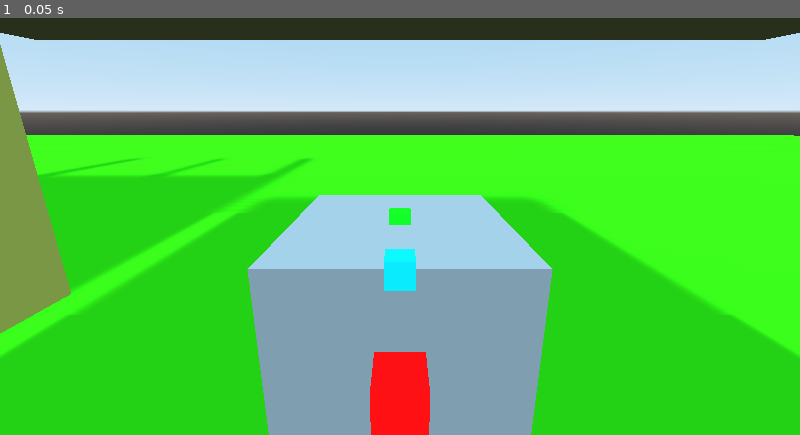
Above: before the commit, frame 1.
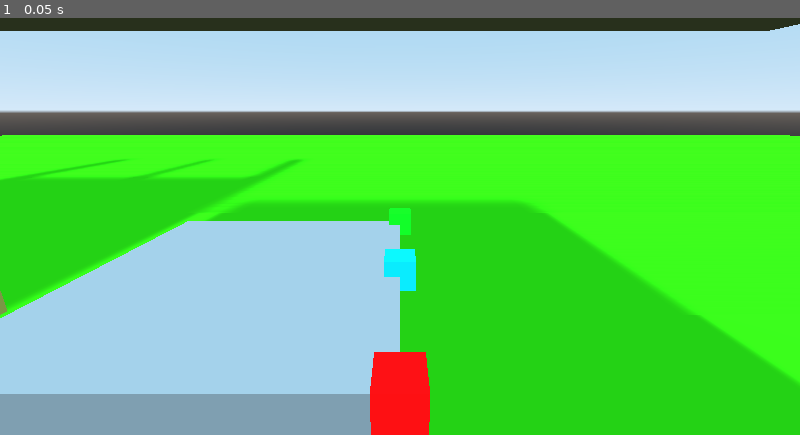
Above: after the commit, the same moment.

Repository: binaryorange/ECC
Game: Godot game, scene res://Testing.tscn
Same seed, same stepped clock (60 frames per second), same inputs: the game is played once before the commit and once after it.
Inputs:
- Up to frame 1 (0.05 s): no input

The runs differ from the first frame. In frame 1, 35% of the frame differs, in the area x 0-100%, y 1-100%.

Commit message:
Backup Before Massive Redesign
Creating a backup before essentially rewriting this thing from scratch.

ALWAYS back up before major changes!

Diff:
--- a/CameraController.gd
+++ b/CameraController.gd
@@ -18,22 +18,25 @@
 # Weight for camera lerp. Effectively used as the lerping speed. Default is 0.03, but you can change it.
 export (float) var LerpWeight = 0.03
 
-# By default, this is set to 5 - which is the offset of the ClipCam's local z relative to their parent nodes.
-# You *can* change this, but it may cause inaccurate distances!
-export (float) var CameraDistanceOffset = 5.0
-
 # This multiplies the current clip camera's clip offset.
 # Change this if you'd like it clip in closer, further away, or even BACKWARDS.
-# By default, set to 0.25 so that it divides the clip offset to be a bit of a tighter zoom.
-export (float) var ClipDistanceMultiplier = 0.25
+export (float) var ClipDistanceMultiplier = 1.15
 
 # This is the maximum distance an object needs to be away from the view camera to not clip through.
 # By default set to 5, since that seemed to be the number that played the nicest!
 export (float) var MaxOccludeDistance = 5.0
 
-# This is the maximum angle the camera can look up before switching to the ConfinedSpaceCam
-# 18 by default, but can be adjusted to better suit your needs.
-export (float) var MaxAngleLimit = 18.0
+# The minimum camera angle limit (default is -70)
+export (float) var MinCameraAngleLimit = -70
+
+# The maximum camera angle (default is 35)
+export (float) var MaxCameraAngleLimit = 35
+
+# Allows for a smoothing effect when the camera is pulling ahead through geometry, giving a little more flexibility
+# to the overall system.  Default is false for instant clipping.
+export (bool) var EnablePullAheadSmoothing = false
+
+export (float) var PullAheadSmoothingWeight = 0.2
 
 # node variables
 var yGimbal
@@ -47,6 +50,7 @@
 var newDistance
 var cam_right
 var cam_up
+var gimbal_offset
 
 # we use this array to store the distances of each ClipCamera at runtime so we don't have to worry about
 # swapping and changing around values
@@ -58,7 +62,6 @@
 var clipcam_offset_array = []
 
 var clipCamera = true
-var inConfinedSpace = false
 
 # use this to switch between debug camera and regular view camera
 var isDebugCameraActive = false
@@ -99,6 +102,9 @@
 
 	# set the view camera to the local z axis of the first clip cam
 	viewCam.transform.origin.z = get_node(cam_array[0]).transform.origin.z
+
+	# get the gimbal offset to accurately position the gimbal
+	gimbal_offset = yGimbal.transform.origin - get_parent().transform.origin
 
 
 func _process(delta):
@@ -108,7 +114,7 @@
 	_switch_camera()
 
 	# update the gimbal's position to the origin of the player
-	yGimbal.transform.origin = get_parent().transform.origin
+	yGimbal.transform.origin = get_parent().transform.origin + gimbal_offset
 
 func _get_input(delta):
 
@@ -123,7 +129,7 @@
 	# clamp the camera so it can't rotate too far south or north, yeah
 
 	var xGimbalRotation = xGimbal.rotation_degrees
-	xGimbalRotation.x = clamp(xGimbalRotation.x, -80, 80)
+	xGimbalRotation.x = clamp(xGimbalRotation.x, MinCameraAngleLimit, MaxCameraAngleLimit)
 	xGimbal.rotation_degrees = xGimbalRotation
 
 	# zoom the camera out or in
@@ -132,6 +138,8 @@
 		if zoom > 2:
 			zoom = 0
 
+		print(str(clipcam_offset_array[zoom]))
+
 func _update_camera():
 	# store the current ClipCamera
 	var current_clip_cam = get_node(cam_array[zoom])
@@ -152,7 +160,8 @@
 		# calculate distance
 		var distance_between = (viewCam.global_transform.origin - ray_cast.collider.global_transform.origin)
 
-		if distance_between.length() < MaxOccludeDistance*viewcam_distance_array[zoom]:
+		if distance_between.length() < MaxOccludeDistance-x_rot:
+
 			clipCamera = true
 		else:
 			clipCamera = false
@@ -165,9 +174,13 @@
 
 			# update the viewcam's local z position to the current clip cam's PARENT node's local z,
 			# then subtract the current clip cam's clip offset multiplied by ClipDistanceMultiplier
-			viewCam.transform.origin.z = lerp(viewCam.transform.origin.z,
-			current_clip_cam.get_parent().transform.origin.z - clip_offset * ClipDistanceMultiplier,
-			LerpWeight * 10)
+
+			if EnablePullAheadSmoothing:
+				viewCam.transform.origin.z = lerp(viewCam.transform.origin.z,
+				clipcam_offset_array[zoom] - clip_offset * ClipDistanceMultiplier,
+				PullAheadSmoothingWeight)
+			else:
+				viewCam.transform.origin.z = clipcam_offset_array[zoom] - clip_offset * ClipDistanceMultiplier
 
 
 	# calculate the distance from the camera back to the player.
@@ -178,12 +191,13 @@
 		var distance_between2 = (viewCam.global_transform.origin - get_parent().global_transform.origin)
 
 		if distance_between2.length() < viewcam_distance_array[zoom]:
-			current_clip_cam.get_parent().transform.origin.z = viewCam.transform.origin.z
-	elif current_clip_cam.get_clip_offset() == 0:
-		current_clip_cam.get_parent().transform.origin.z = viewcam_distance_array[zoom]
+#			current_clip_cam.get_parent().transform.origin.z = viewCam.transform.origin.z
+			viewCam.transform.origin.z = distance_between2.length()
+#	elif current_clip_cam.get_clip_offset() == 0:
+#		current_clip_cam.get_parent().transform.origin.z = viewcam_distance_array[zoom]
 
 	# set the z position of the viewCam to the lerped distance
-	viewCam.transform.origin.z = lerp(viewCam.transform.origin.z, viewcam_distance_array[zoom] + clipcam_offset_array[zoom], LerpWeight)
+	viewCam.transform.origin.z = lerp(viewCam.transform.origin.z, clipcam_offset_array[zoom], LerpWeight)
 
 func _update_active_clip_camera():
 
--- a/TestPlayer.tscn
+++ b/TestPlayer.tscn
@@ -65,6 +65,7 @@
 material/0 = null
 
 [node name="YGimbal" type="Spatial" parent="."]
+transform = Transform( 1, 0, 0, 0, 1, 0, 0, 0, 1, 1, 0, -1 )
 script = ExtResource( 1 )
 __meta__ = {
 "_editor_description_": ""
@@ -72,9 +73,9 @@
 ClippedCameraException = NodePath("..")
 cam_array = [ NodePath("XGimbal/CamTarget1/ClipCam1"), NodePath("XGimbal/CamTarget2/ClipCam2"), NodePath("XGimbal/CamTarget3/ClipCam3") ]
 ViewCam = NodePath("XGimbal/ViewCam")
-CameraDistanceOffset = 3.0
-MaxOccludeDistance = 10.0
-MaxAngleLimit = 10.0
+ClipDistanceMultiplier = 1.25
+EnablePullAheadSmoothing = true
+PullAheadSmoothingWeight = 0.2
 
 [node name="XGimbal" type="Spatial" parent="YGimbal"]
 
@@ -105,7 +106,7 @@
 transform = Transform( 1, 0, 0, 0, 1, 0, 0, 0, 1, 0, 2, 1 )
 
 [node name="ClipCam2" type="ClippedCamera" parent="YGimbal/XGimbal/CamTarget2"]
-transform = Transform( 1, 0, 0, 0, 1, 0, 0, 0, 1, 0, 0, 5 )
+transform = Transform( 1, 0, 0, 0, 1, 0, 0, 0, 1, 0, 0, 6 )
 doppler_tracking = 1
 process_mode = 1
 
@@ -118,7 +119,7 @@
 transform = Transform( 1, 0, 0, 0, 1, 0, 0, 0, 1, 0, 2, 2 )
 
 [node name="ClipCam3" type="ClippedCamera" parent="YGimbal/XGimbal/CamTarget3"]
-transform = Transform( 1, 0, 0, 0, 1, 0, 0, 0, 1, 0, 0, 7 )
+transform = Transform( 1, 0, 0, 0, 1, 0, 0, 0, 1, 0, 0, 9 )
 doppler_tracking = 1
 process_mode = 1
 
